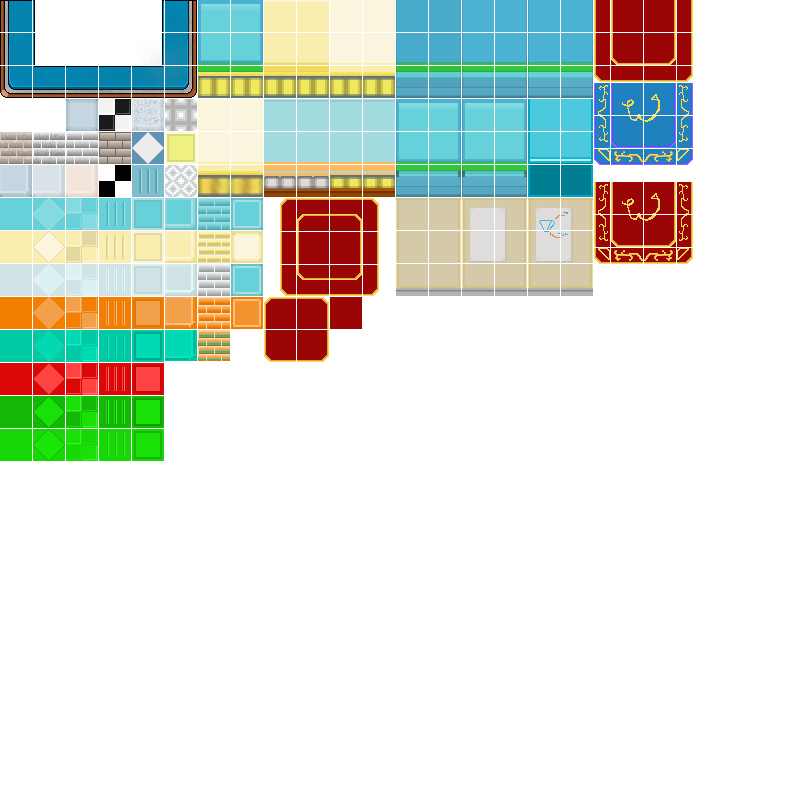
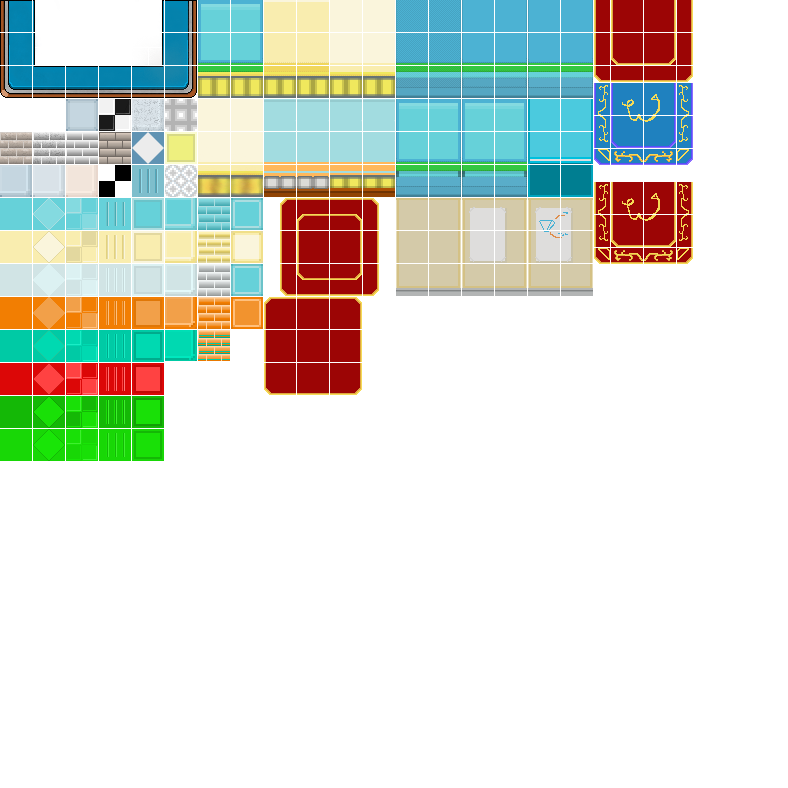
The second 788px x 788px image is a revision of the first. Changes to its layers:
renamed "Layer 42" to "Layer 40 copy", painted on it over <box>264,230,379,395</box>
removed layer "Layer 41" over <box>264,297,329,362</box>
removed layer "Layer 40" over <box>264,230,379,395</box>
